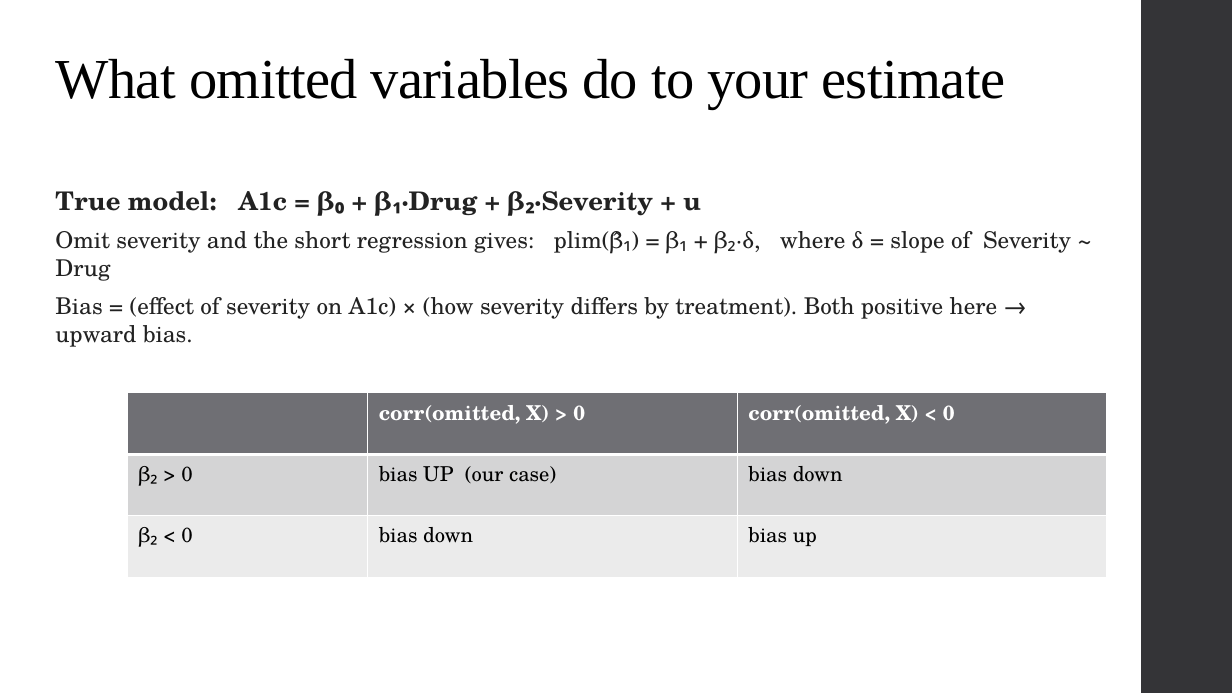
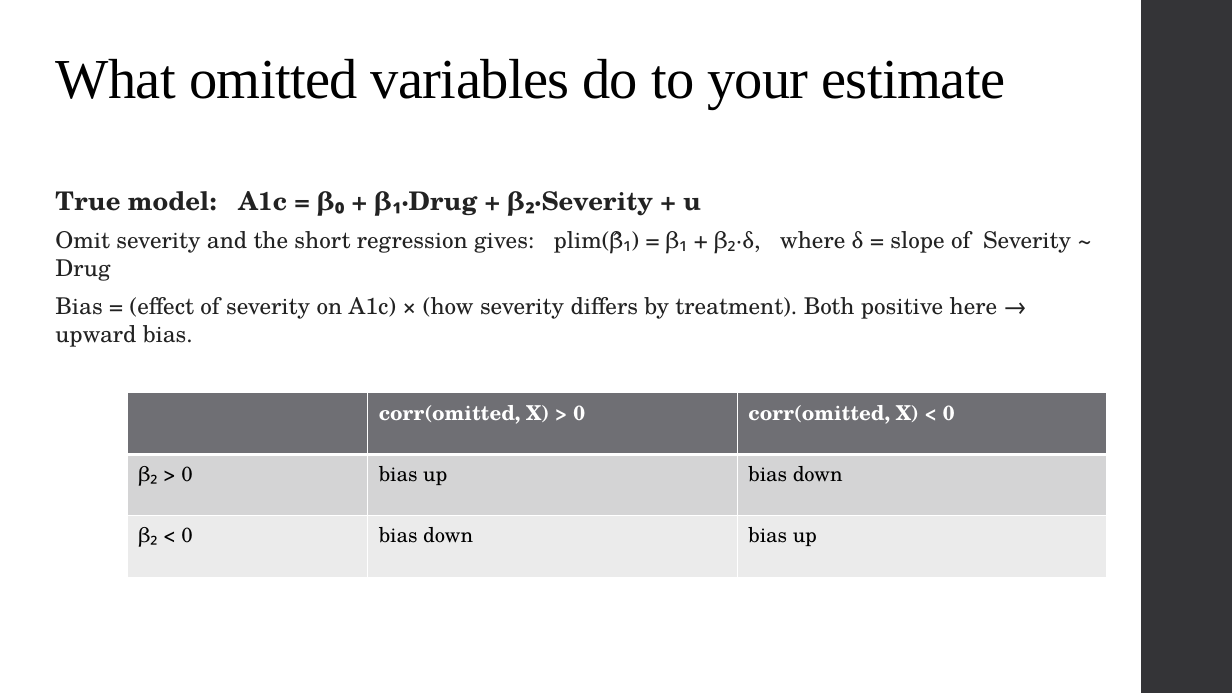
Before and after one commit to alex-hoagland/HAD5744, a slide deck: slide 81 of Lecture02_UnivariateOLS/Lecture2_OLS.pptx. Drawn at 1232x693 pixels with LibreOffice and Linux fonts; fonts in the diff are those of the drawing. Boxes give left, top, right and bottom in pixels: in the first picture for what was removed or moved away, otherwise in the second. Text is boxed around its words. In the diff, an @@ line names an element or a change of style, - is before the commit and + after.

```diff
--- a/Lecture02_UnivariateOLS/Lecture2_OLS.pptx
+++ b/Lecture02_UnivariateOLS/Lecture2_OLS.pptx
@@ table at (128, 393, 1107, 578) @@
-row 2, column 2: bias UP (our case)
+row 2, column 2: bias up
```
Also in this commit, not shown: 1 other slide changed.
